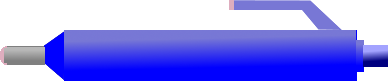
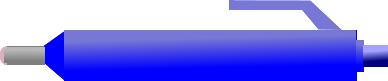
Comparing the layer stacks of the two 388 × 81 images. Changes:
painted on "Вставленный слой" over left=229, top=0, right=234, bottom=10
